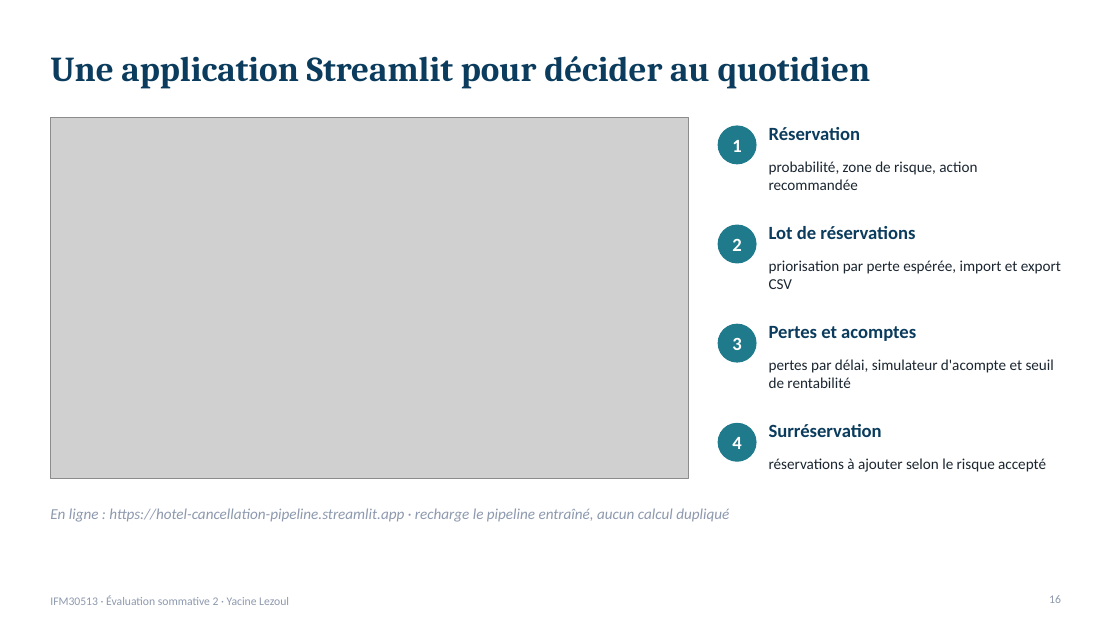
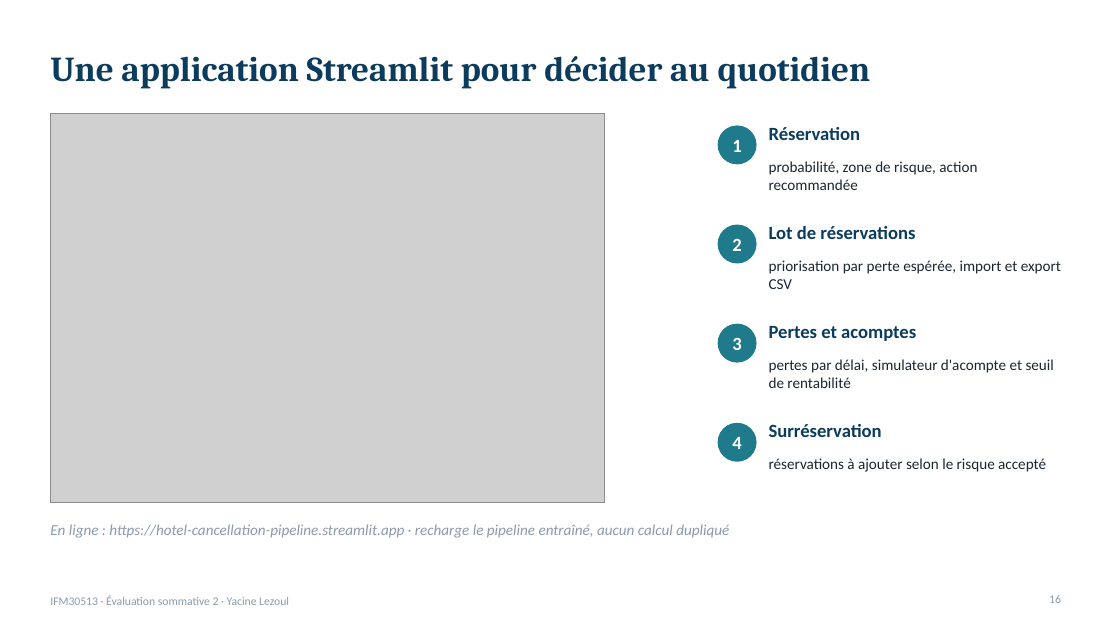
Before and after one commit to lezoul/hotel-cancellation-pipeline, a slide deck: slide 16 of reports/presentation_annulations.pptx. Drawn at 1120x630 pixels with LibreOffice and Linux fonts; fonts in the diff are those of the drawing; grey boxes stand for pictures. Boxes give left, top, right and bottom in pixels: in the first picture for what was removed or moved away, otherwise in the second. Text is boxed around its words. In the diff, an @@ line names an element or a change of style, - is before the commit and + after.

```diff
--- a/reports/presentation_annulations.pptx
+++ b/reports/presentation_annulations.pptx
@@ picture resized from (x1=50, y1=118, x2=689, y2=478) to (x1=50, y1=113, x2=605, y2=502) @@
@@ text "En ligne : https://hotel-cancellation-pipeline.streamlit.app ..." moved from (x1=50, y1=508, x2=729, y2=522) to (x1=50, y1=524, x2=729, y2=538) @@
```
Also in this commit, not shown: 1 other slide changed, 8 other files.
